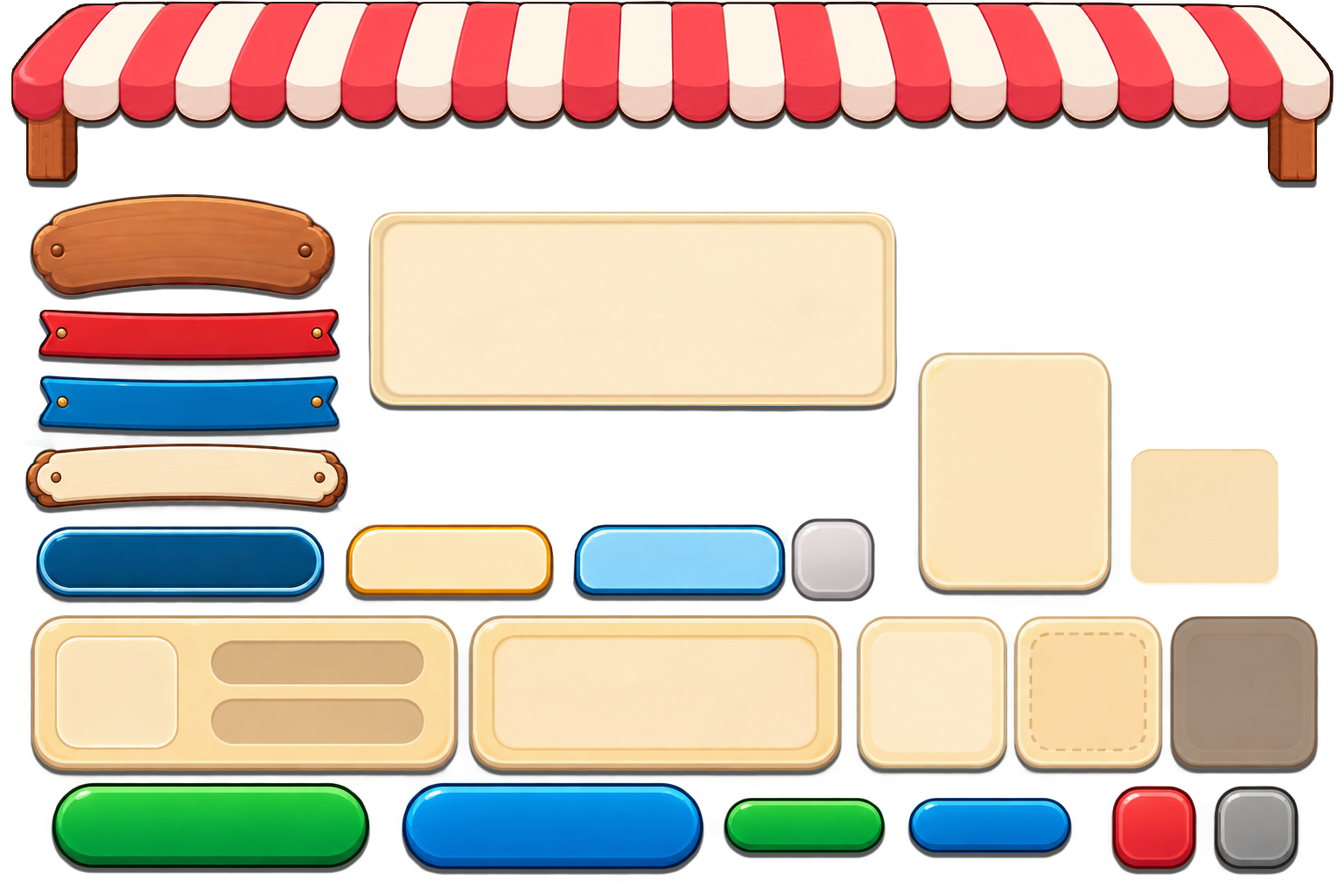
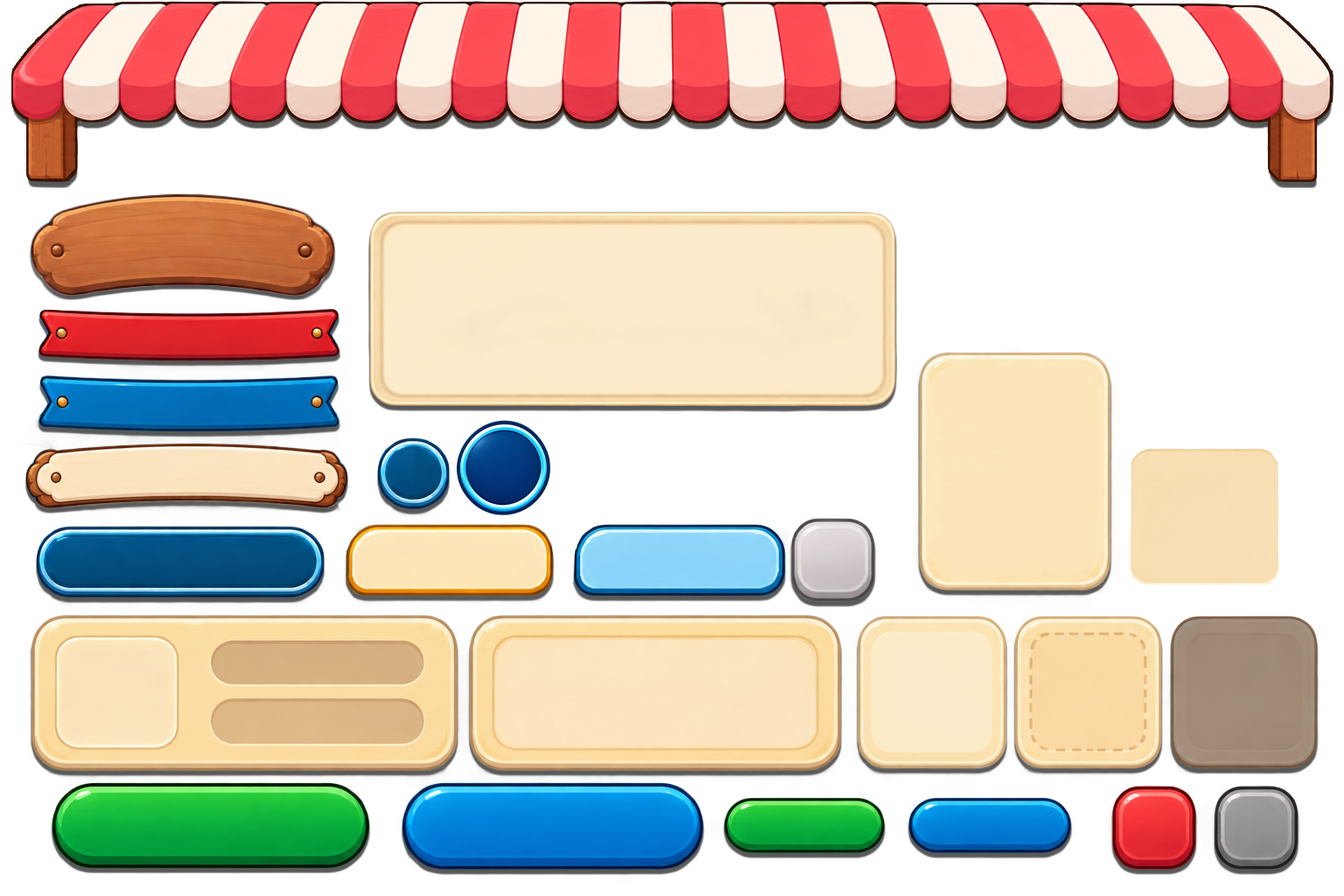
Layer changes from the first 1344 × 896 image to the second:
added layer "Glossy Neon Blue UI Badge" above "Layer 6" over [446, 419, 551, 516]
added layer "Layer 6" above "Layer 1" over [376, 437, 451, 517]
